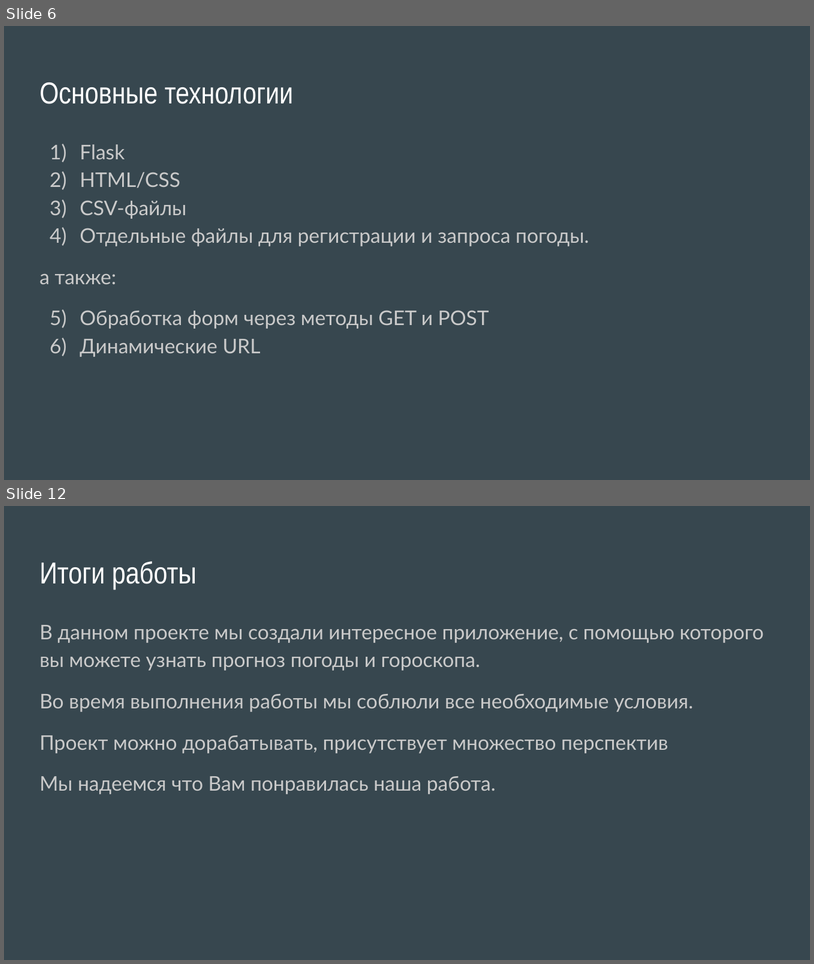
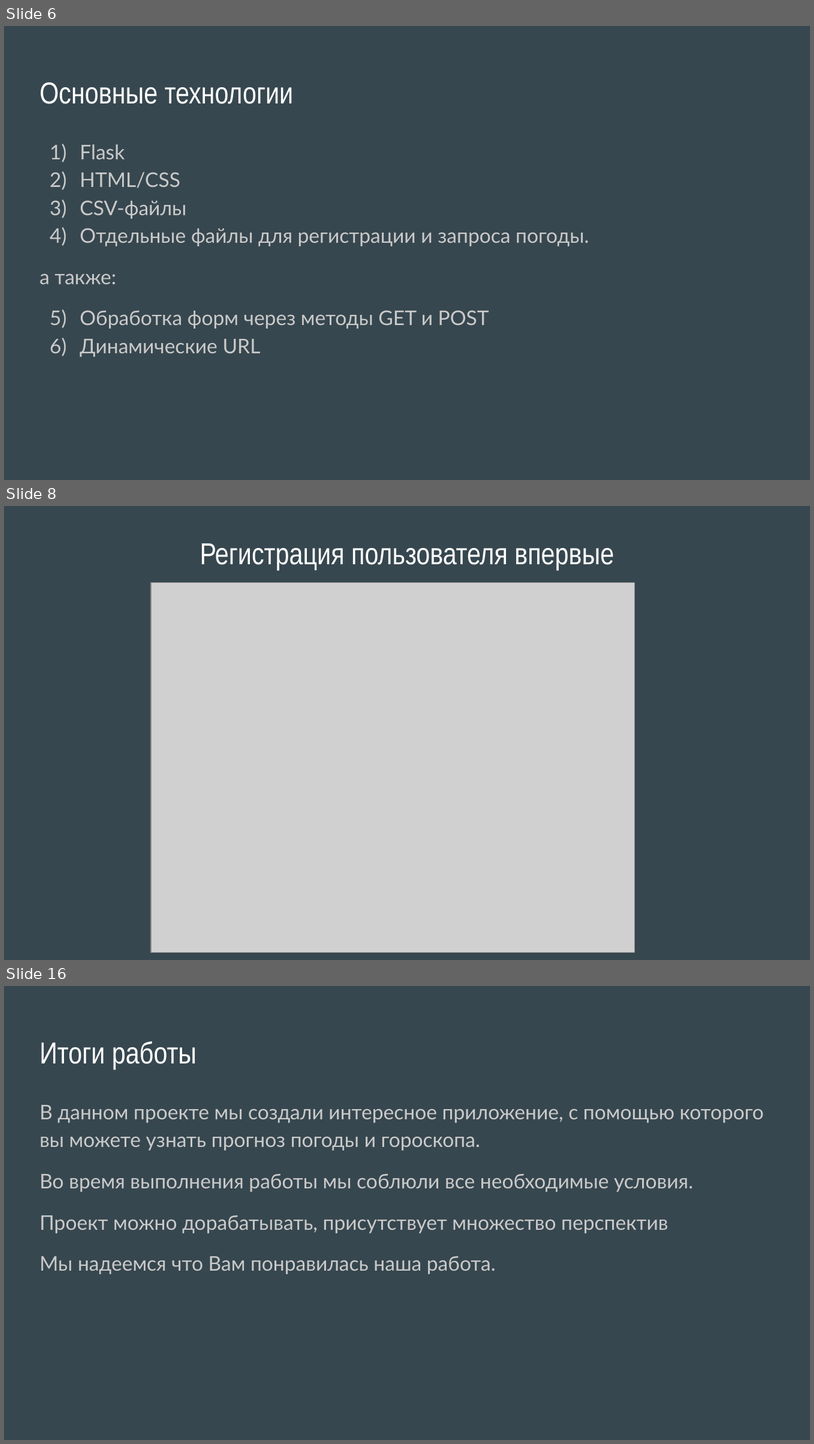
Before and after one commit to Alekseyavlenko/Goroscopic-weather, a slide deck: Goroscopic-weather.pptx. Shown one above the other, each under a label of ours: slides 6 and 12 before the commit, slides 6, 8 and 16 after it; the slides between them are not shown. The pictures are 814x964 and 814x1444 pixels, drawn with LibreOffice and Linux fonts; fonts in the diff are those of the drawing; grey boxes stand for pictures. Boxes give left, top, right and bottom in pixels: in the first picture for what was removed or moved away, otherwise in the second. Text is boxed around its words. In the diff, an @@ line names an element or a change of style, - is before the commit and + after.

```diff
--- a/Goroscopic-weather.pptx
+++ b/Goroscopic-weather.pptx
@@ slide 8 added at (4, 506, 810, 960), background #37474F @@
@@ title added at (200, 543, 614, 570), 27 pt, text #FFFFFF @@
+Регистрация пользователя впервые
@@ picture added at (151, 583, 635, 952) @@
@@ what was slide 12 is now slide 16 @@
```
Also in this commit, not shown: 5 slides changed, 5 other slides added, 2 slides removed.
